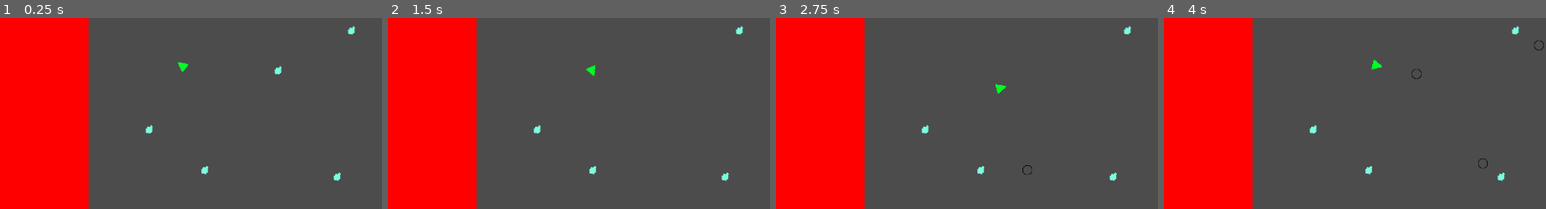
Above: before the commit, frames 1-4 (left to right).
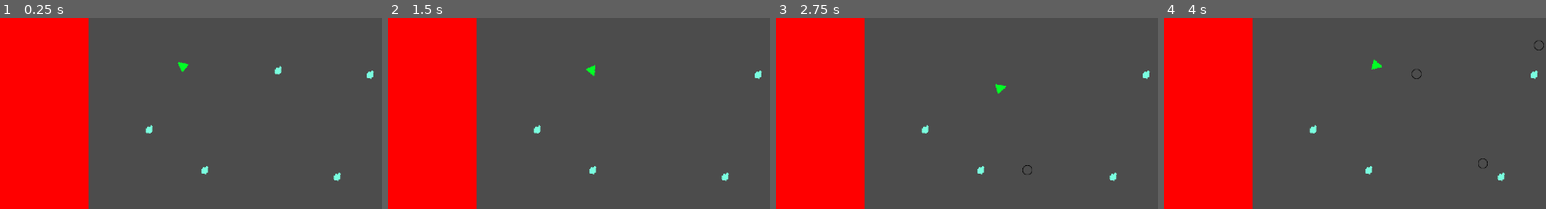
Above: after the commit, the same moments.

Repository: bentuttle2000/Game-Jam-F2021-2pm
Game: Godot game, scene res://Stages/StageOne.tscn
Two runs of this game, one before a commit and one after it. Both use one fixed random seed, a clock stepped at 60 frames per second and the inputs below.
Inputs (mouse positions are % of the whole screen's width and height, from its top left):
- Up to frame 1 (0.25 s): no input
- Up to frame 2 (1.5 s): tap Enter (ui_accept) at 0.5, 0.77 s; move the mouse to (72, 45) at 0.52 s; hold D (ui_right) 0.53-1.28 s; move the mouse to (30, 55) at 1.27 s; hold S (ui_down) from 1.28 s (still down)
- Up to frame 3 (2.75 s): tap Enter (ui_accept) at 1.52, 2 s; move the mouse to (60, 28) at 2.02 s; release S (ui_down) at 2.03 s; hold D (ui_right) from 2.03 s (still down)
- Up to frame 4 (4 s): tap Enter (ui_accept) at 2.75, 3.02, 3.77 s; move the mouse to (45, 70) at 2.77 s; release D (ui_right) at 2.78 s; hold W (ui_up) 2.78-3.53 s; move the mouse to (80, 65) at 3.52 s; hold A (ui_left) from 3.53 s (still down)
The pictures show only the part of the screen within x 0-50%, y 27-77%; the shares and areas given below are measured in that part.

The runs differ from the first frame. In frame 1, 0.1% of the frame differs, in the area x 91-98%, y 4-32%; in frame 2, 0.1%; in frame 3, 0.1%; in frame 4, 0.1%.

Commit message:
testing merging
moved an enemy in scene to show how to merge

Diff:
--- a/GameJam/Stages/StageOne.tscn
+++ b/GameJam/Stages/StageOne.tscn
@@ -32,7 +32,7 @@
 position = Vector2( 348.498, 427.088 )
 
 [node name="Enemy3" parent="." instance=ExtResource( 2 )]
-position = Vector2( 593.9, 193.461 )
+position = Vector2( 624.9, 267.461 )
 
 [node name="Enemy4" parent="." instance=ExtResource( 2 )]
 position = Vector2( 570.425, 437.925 )
